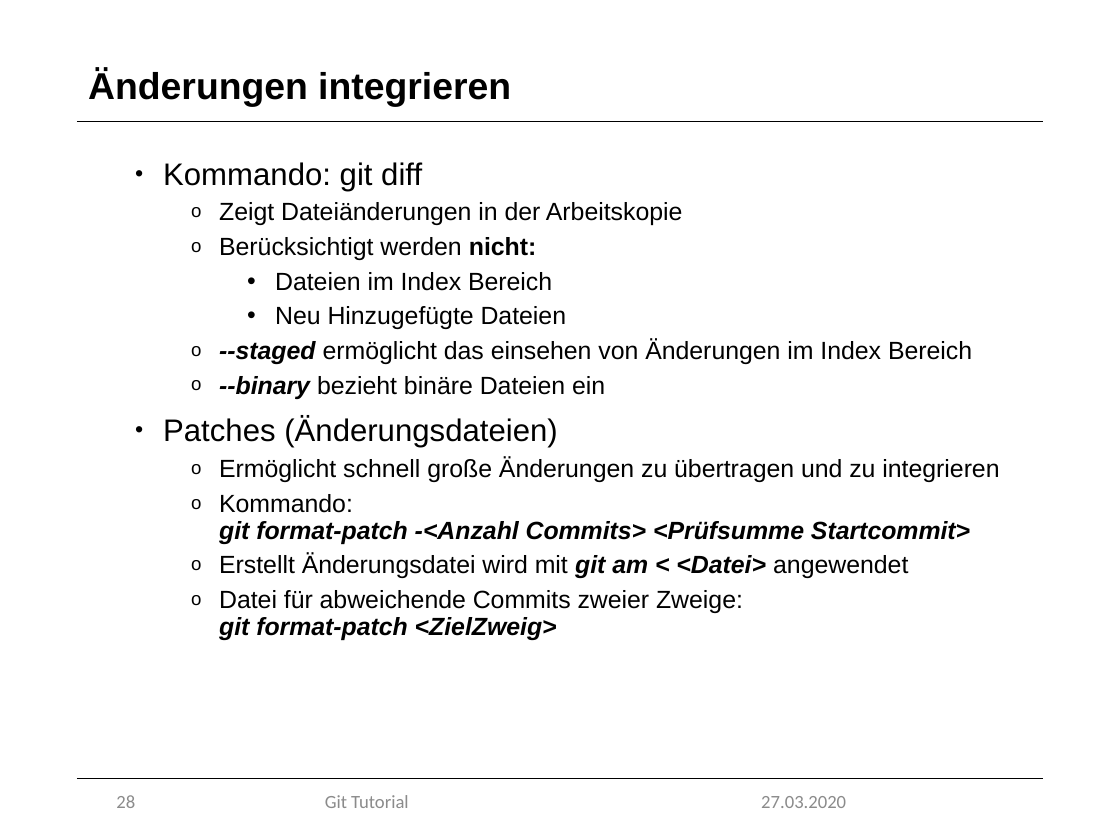
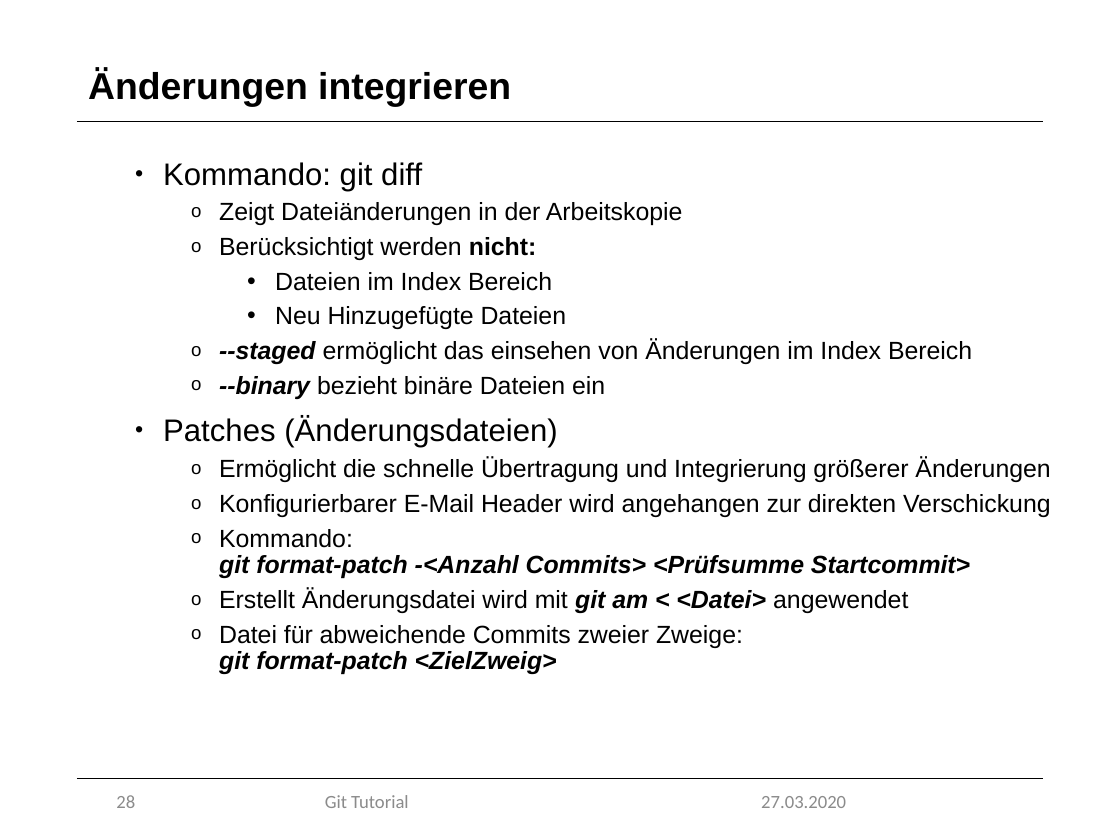
Before and after one commit to marcretzlaff/projektarbeit, a slide deck: slide 28 of Präsentation-90min/Präsentation-90min.pptx. Drawn at 1120x840 pixels with LibreOffice and Linux fonts; fonts in the diff are those of the drawing; background and template pictures are left out. Boxes give left, top, right and bottom in pixels: in the first picture for what was removed or moved away, otherwise in the second. Text is boxed around its words. In the diff, an @@ line names an element or a change of style, - is before the commit and + after.

```diff
--- a/Präsentation-90min/Präsentation-90min.pptx
+++ b/Präsentation-90min/Präsentation-90min.pptx
@@ text at (x1=219, y1=457, x2=1051, y2=517): text changed @@
-  o Ermöglicht schnell große Änderungen zu übertragen und zu integrieren
+  o Ermöglicht die schnelle Übertragung und Integrierung größerer Änderungen
+  o Konfigurierbarer E-Mail Header wird angehangen zur direkten Verschickung
```
Also in this commit, not shown: 21 other slides changed, 2 slides added, 2 slides removed, 1 other file.
